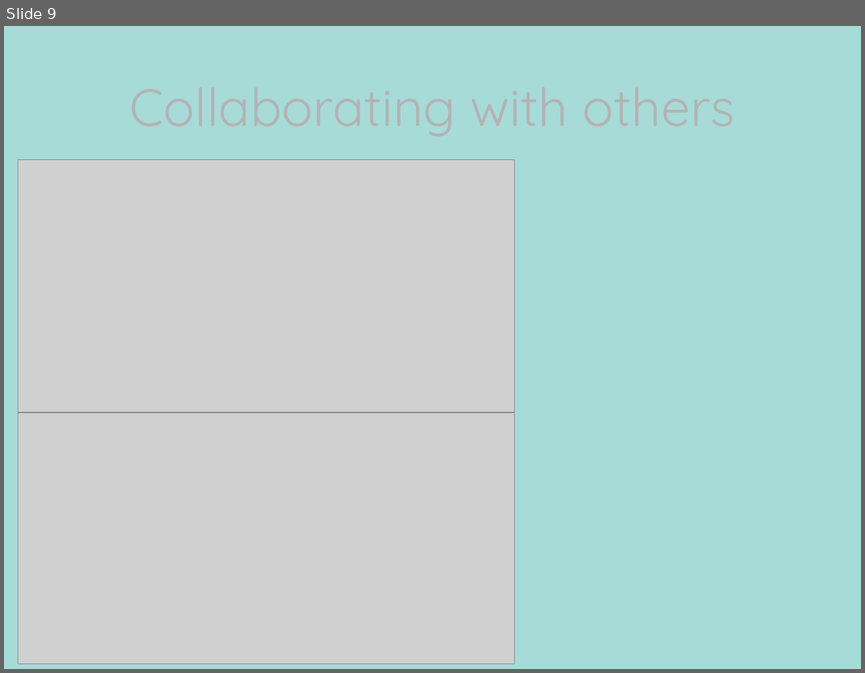
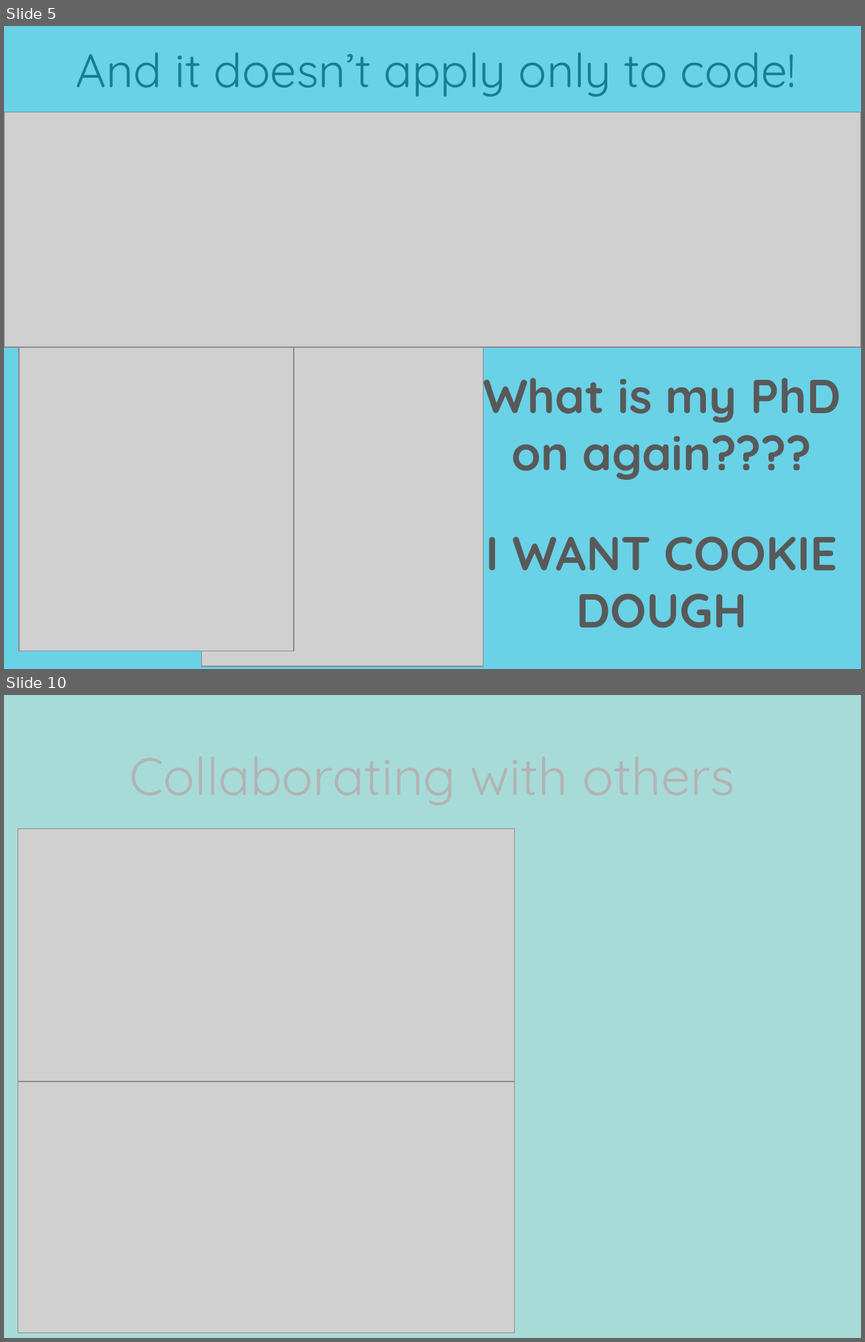
Before and after one commit to coconn/Friday-Noon-Seminar---Git-Github, a slide deck: FNS-13032015-Git-Primer.pptx. Shown one above the other, each under a label of ours: slide 9 before the commit, slides 5 and 10 after it; the slides between them are not shown. The pictures are 865x673 and 865x1342 pixels, drawn with LibreOffice and Linux fonts; fonts in the diff are those of the drawing; grey boxes stand for pictures. Boxes give left, top, right and bottom in pixels: in the first picture for what was removed or moved away, otherwise in the second. Text is boxed around its words. In the diff, an @@ line names an element or a change of style, - is before the commit and + after.

```diff
--- a/FNS-13032015-Git-Primer.pptx
+++ b/FNS-13032015-Git-Primer.pptx
@@ slide 5 added at <box>4,26,861,669</box>, background #69D2E7 @@
@@ title added at <box>76,53,796,97</box>, 39.6 pt, text #177D91 @@
+And it doesn’t apply only to code!
@@ picture added at <box>4,112,861,346</box> @@
@@ picture added at <box>18,347,294,651</box> @@
@@ picture added at <box>202,347,484,666</box> @@
@@ text added at <box>483,364,840,628</box>, 40 pt, text #5A5A5A, bold @@
+What is my PhD on again????
+I WANT COOKIE DOUGH
@@ what was slide 9 is now slide 10 @@
```
Also in this commit, not shown: 5 slides changed, 2 other slides added, 2 slides removed.
